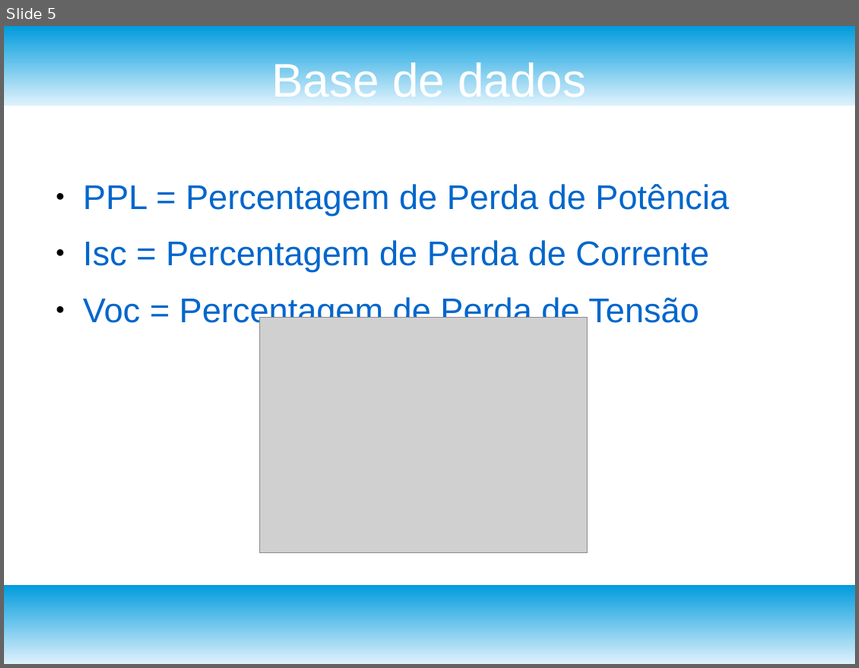
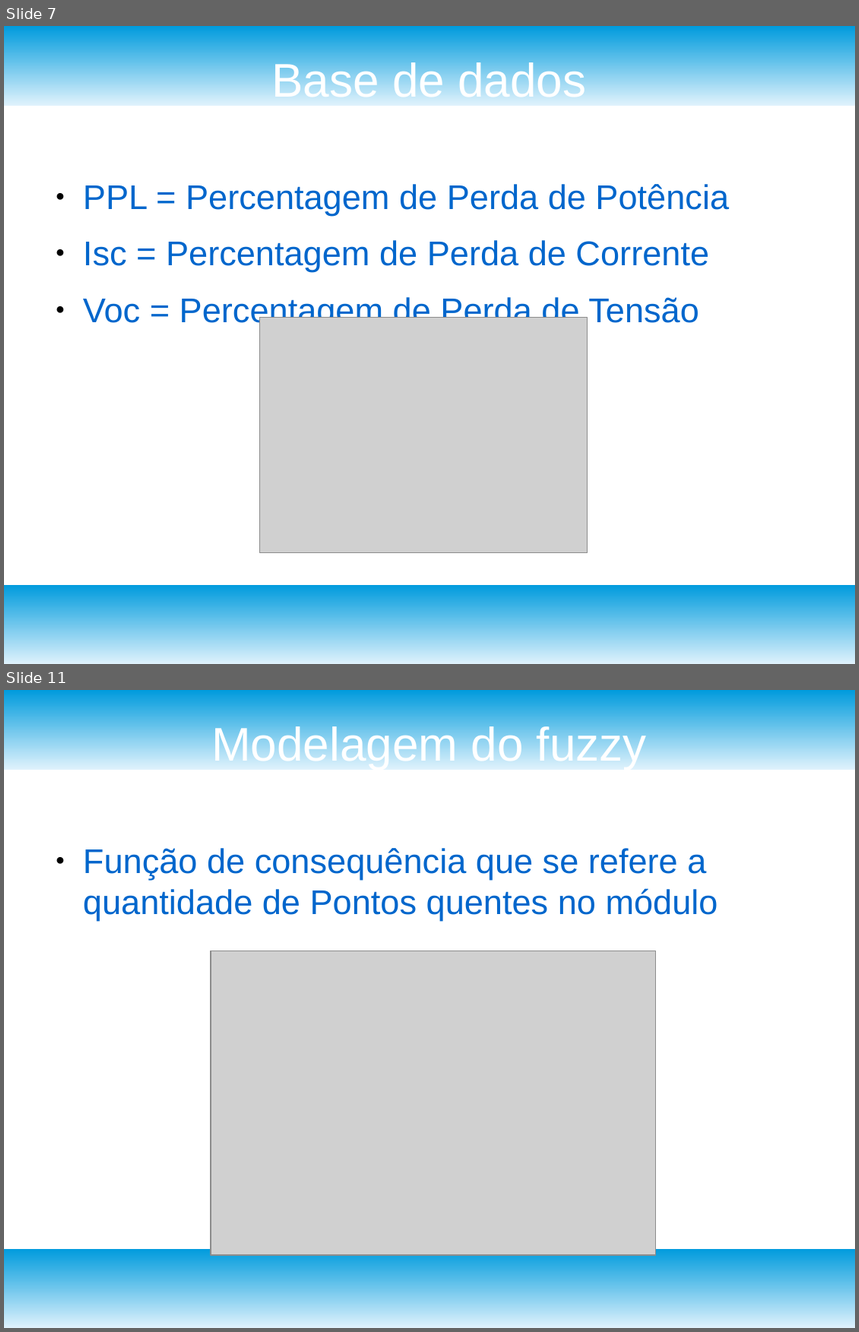
Before and after one commit to ErikJhones/Self-Organizing-Map-SOM-with-KNN, a slide deck: fuzzy/apresentacao.odp. Shown one above the other, each under a label of ours: slide 5 before the commit, slides 7 and 11 after it; the slides between them are not shown. The pictures are 859x668 and 859x1332 pixels, drawn with LibreOffice and Linux fonts; fonts in the diff are those of the drawing; grey boxes stand for pictures. Boxes give left, top, right and bottom in pixels: in the first picture for what was removed or moved away, otherwise in the second. Text is boxed around its words. In the diff, an @@ line names an element or a change of style, - is before the commit and + after.

Commit message:
novas alterações em fuzzy e som

```diff
--- a/fuzzy/apresentacao.odp
+++ b/fuzzy/apresentacao.odp
@@ slide 11 added at [4,690,855,1328], background #FFFFFF; not listed: 2 template elements that a slide beside it also shows @@
@@ title added at [211,723,647,770], 44 pt, text #FFFFFF @@
+Modelagem do fuzzy
@@ text added at [83,848,718,921], 32 pt, text #0066CC @@
+● Função de consequência que se refere a quantidade de Pontos quentes no módulo
@@ picture added at [211,951,657,1255] @@
@@ what was slide 5 is now slide 7 @@
```
Also in this commit, not shown: 8 slides changed, 5 other slides added, 2 slides removed, 3 other files.
